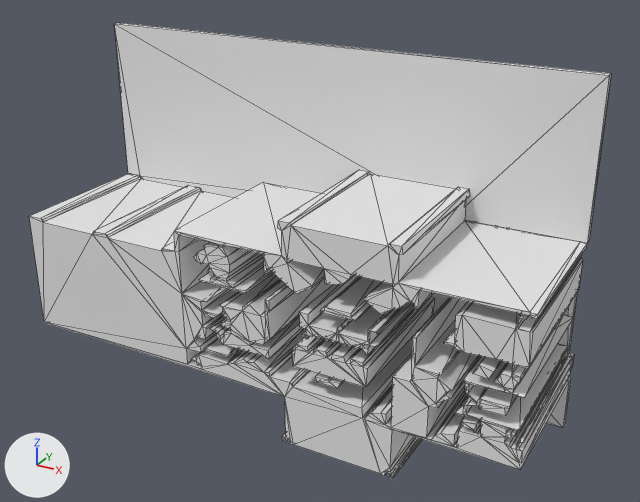
Renders of the glTF model version one/out_3d/26_19.glb from each side of a commit.
Both versions are drawn from a camera (50 mm lens) standing at (13.0, -14.79, 9.89) and looking at (5.63, -1.39, 3.18). Arrows for +X, +Y and +Z are at lower left; the lights stay in place. Mesh edges are drawn as thin lines. Where no turn or scale is listed for an object, it has been applied to the vertices.

The scene before the commit, as lines of its bpy script (objects in view):
```python
me_geometry_0 = bpy.data.meshes.new('geometry_0')
me_geometry_0.from_pydata(...)  # 902 vertices, 1764 faces; spans x 0.0..10.23, y -3.15..0.0, z 0.0..6.75
ob_geometry_0 = bpy.data.objects.new('geometry_0', me_geometry_0)
ob_geometry_0.location = (0.0, 0.0, 0.0)
```
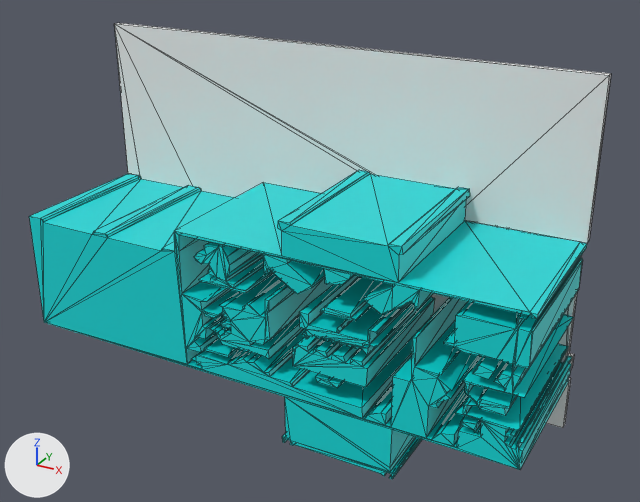
The change, as a list of edits to the scene's bpy script:
```text
Add mat_defaultmaterial:
    mat_defaultmaterial = bpy.data.materials.new('DefaultMaterial')
    mat_defaultmaterial.use_nodes = True; mat_defaultmaterial.node_tree.nodes.clear()
    _N = mat_defaultmaterial.node_tree.nodes; _L = mat_defaultmaterial.node_tree.links
    n0 = _N.new('ShaderNodeOutputMaterial'); n0.name = 'Material Output'
    n1 = _N.new('ShaderNodeBsdfPrincipled'); n1.name = 'Principled BSDF'
    n2 = _N.new('ShaderNodeVertexColor'); n2.name = 'Color Attribute'
    _L.new(n1.outputs[0], n0.inputs[0])  # 'BSDF' to 'Surface'
    _L.new(n2.outputs[0], n1.inputs[0])  # 'Color' to 'Base Color'
Change me_geometry_0:
    where me_geometry_0.from_pydata(...)  # 902 vertices, 1764 faces; spans x 0.0..10.23, y -3.15..0.0, z 0.0..6.75
    used by ob_geometry_0; location = (0.0, 0.0, 0.0)
    me_geometry_0 part 1: 1204 faces spanning x 0.0..10.23, y -3.15..0.0, z 0.0..6.75 switch from no material to mat_defaultmaterial
```

Where the change shows, as pixel boxes (x1, y1, x2, y2) in the pictures (640 x 502 px):
part 1 of me_geometry_0, recoloured (white to cyan)
    both: (31, 23, 596, 479)
